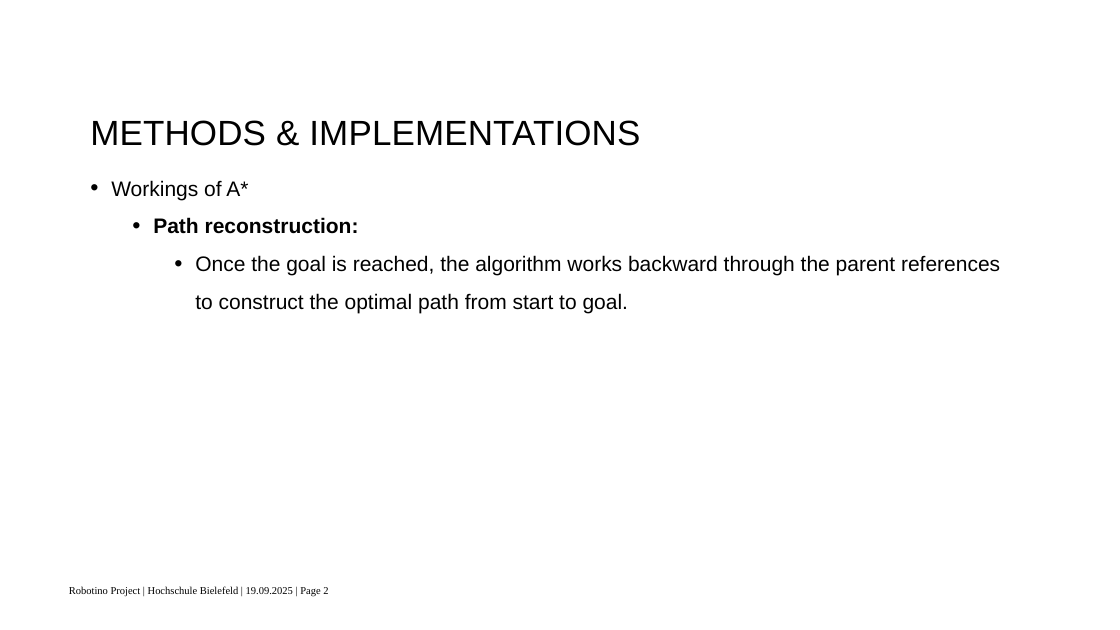
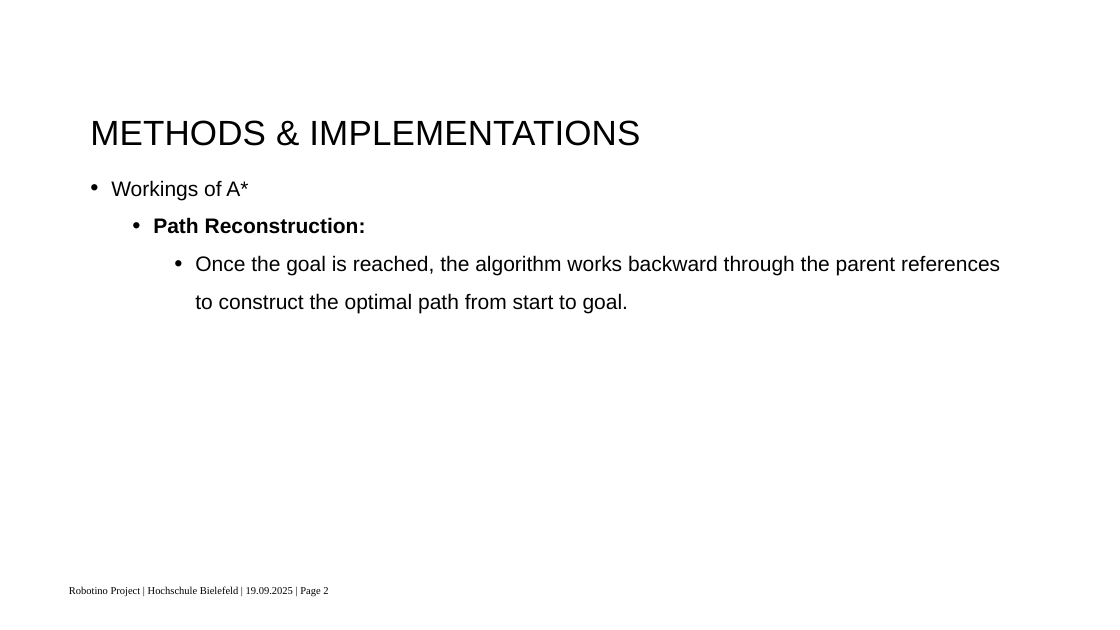
Before and after one commit to surajkarki66/robotino_project, a slide deck: slide 24 of docs/presentation.pptx. Drawn at 1120x630 pixels with LibreOffice and Linux fonts; fonts in the diff are those of the drawing; background and template pictures are left out. Boxes give left, top, right and bottom in pixels: in the first picture for what was removed or moved away, otherwise in the second. Text is boxed around its words. In the diff, an @@ line names an element or a change of style, - is before the commit and + after.

```diff
--- a/docs/presentation.pptx
+++ b/docs/presentation.pptx
@@ text at bbox=[153, 217, 366, 234]: text changed @@
-  • Path reconstruction:
+  • Path Reconstruction:
```
Also in this commit, not shown: 1 other slide changed, 1 slide added.
